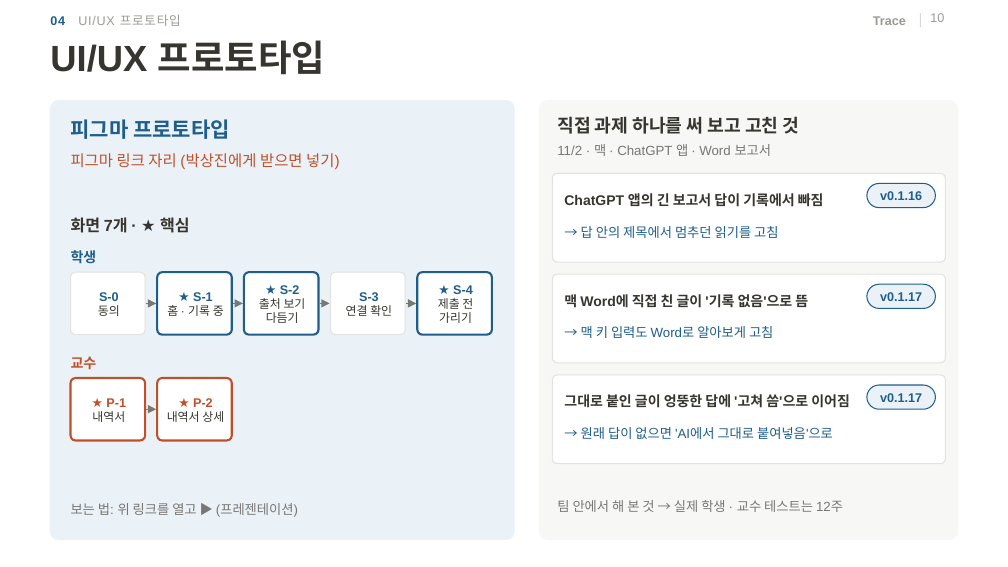
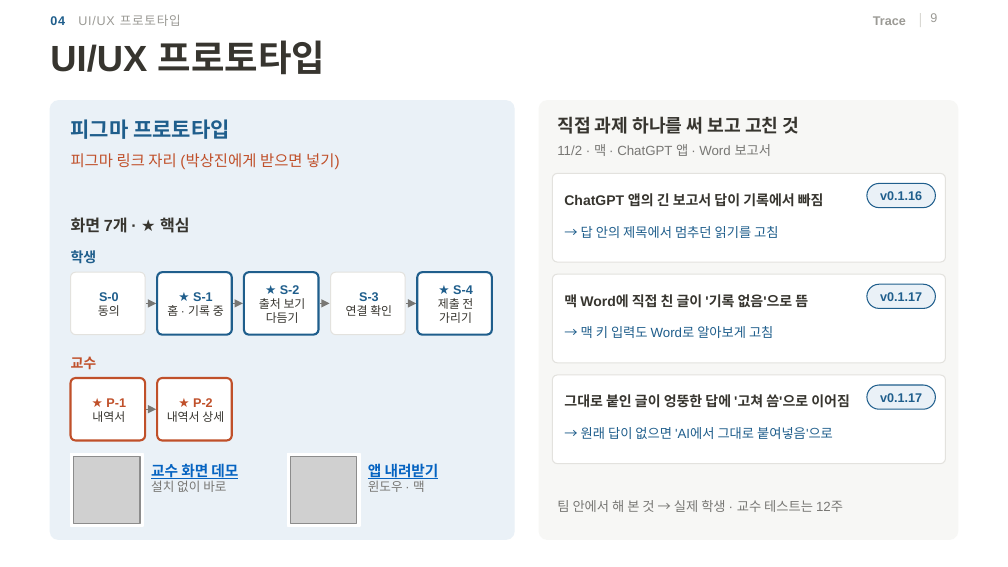
Before and after one commit to 20233014-KYH/trace, a slide deck: slide 9 of deck/중간발표_김용현.pptx (slide 10 before the commit). Drawn at 1008x567 pixels with LibreOffice and Linux fonts; fonts in the diff are those of the drawing; grey boxes stand for pictures; background and template pictures are left out. Boxes give left, top, right and bottom in pixels: in the first picture for what was removed or moved away, otherwise in the second. Text is boxed around its words. In the diff, an @@ line names an element or a change of style, - is before the commit and + after.

```diff
--- a/deck/중간발표_김용현.pptx
+++ b/deck/중간발표_김용현.pptx
@@ page number at <box>930,13,937,22</box>: text changed @@
-10
+9
@@ rectangle added at <box>71,454,143,526</box>, fill #FFFFFF, outline #FFFFFF 1 pt @@
@@ picture added at <box>74,457,140,523</box> @@
@@ text added at <box>151,464,238,492</box>, 10.5 pt, text #0563C1, bold, underline @@
+교수 화면 데모
+설치 없이 바로
@@ rectangle added at <box>287,454,360,526</box>, fill #FFFFFF, outline #FFFFFF 1 pt @@
@@ picture added at <box>290,457,357,523</box> @@
@@ text added at <box>368,463,439,492</box>, 10.5 pt, text #0563C1, bold, underline @@
+앱 내려받기
+윈도우 · 맥
@@ text removed at <box>71,503,298,517</box> @@
-보는 법: 위 링크를 열고 ▶ (프레젠테이션)
```
Also in this commit, not shown: 2 other slides changed, 2 slides removed, 5 other files.
